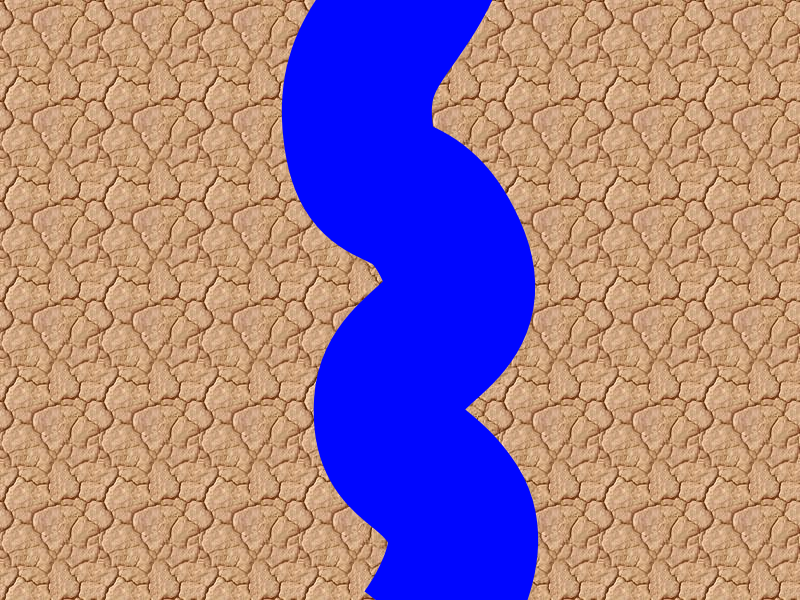
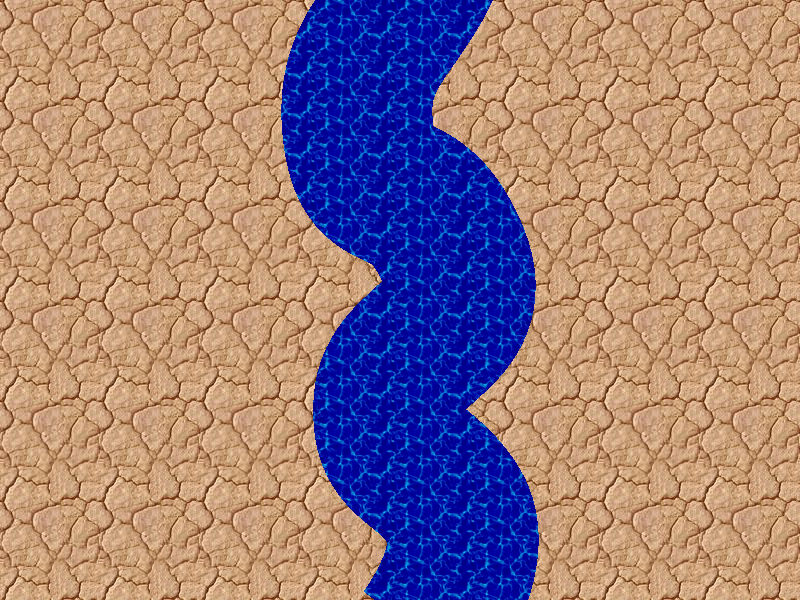
Revision of a layered 800 x 600 image; what changed, layer by layer:
painted on "River" over 281, 0, 539, 600
